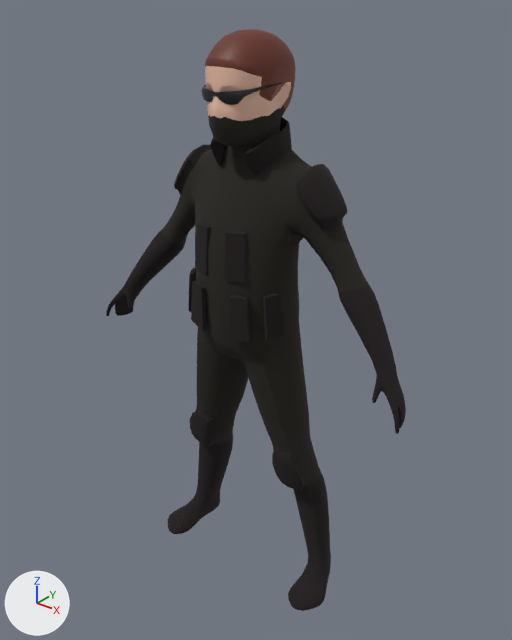
Two versions of the FBX model GameJamSpy/Assets/Models/Characters/Player2.fbx, one commit apart.
Camera for both pictures: a 50 mm lens placed at (1.295, -1.576, 1.967), pointed at (0.006, 0.034, 0.968). The lights are fixed; the arrows at lower left show +X, +Y and +Z. Where no turn or scale is listed for an object, it has been applied to the vertices.
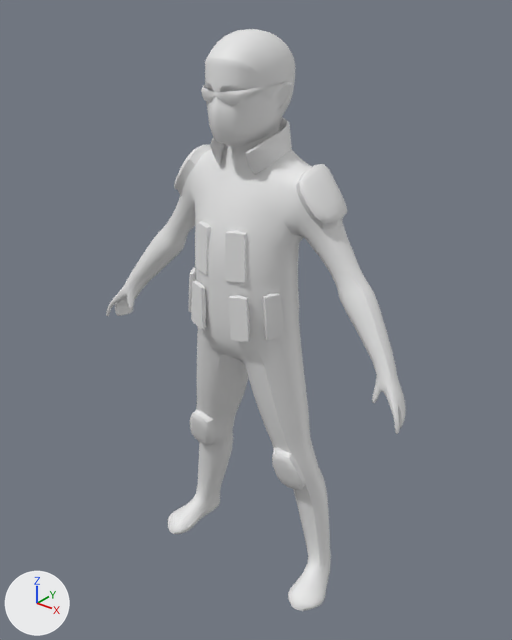
What the commit changed:
me_mesh_006 has 2835 vertices, 2790 faces and spans x -0.6..0.6, y -0.15..0.15, z 0.0..1.84.
me_mesh_006 is used by ob_mesh; location (0.0, 0.0, 0.0).
me_mesh_006 no longer uses material mat_eyes (black #171717).
me_mesh_006 part 1: all 186 faces that had it switch from mat_skin (beige #e7bba4) to no material.
me_mesh_006 part 2: all 751 faces that had it switch from mat_cloth (black #24211a) to no material.
me_mesh_006 part 3: all 90 faces that had it switch from mat_glasses (black #1d1d1d) to no material.
me_mesh_006 part 4: all 1472 faces that had it switch from mat_armor (black #1d1516) to no material.
me_mesh_006 part 5: all 243 faces that had it switch from mat_hair (brown #672c1b) to no material.

What differs and where, as boxes [x1, y1, x2, y2] in the pictures (512 x 640 px):
part 1 of me_mesh_006, recoloured (beige to grey)
    both: [205, 66, 291, 121]
part 2 of me_mesh_006, recoloured (black to grey)
    both: [161, 104, 370, 486]
part 3 of me_mesh_006, recoloured (black to grey)
    both: [201, 82, 285, 105]
part 4 of me_mesh_006, recoloured (black to grey)
    both: [106, 117, 406, 611]
part 5 of me_mesh_006, recoloured (brown to white)
    both: [205, 29, 296, 111]
